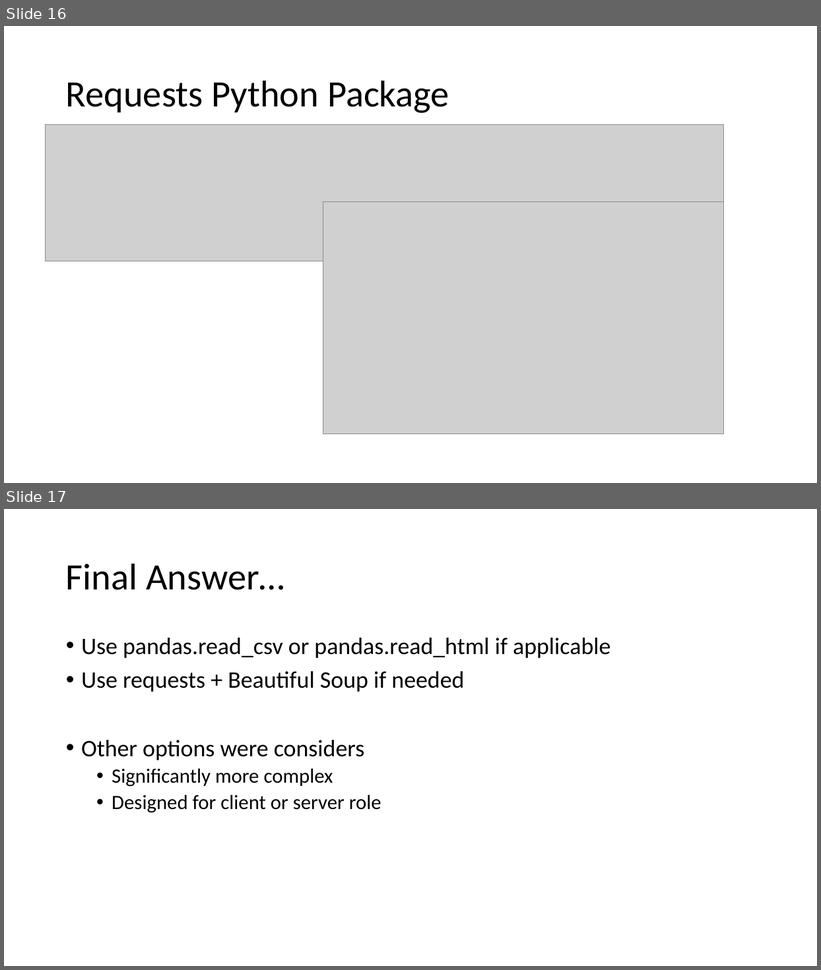
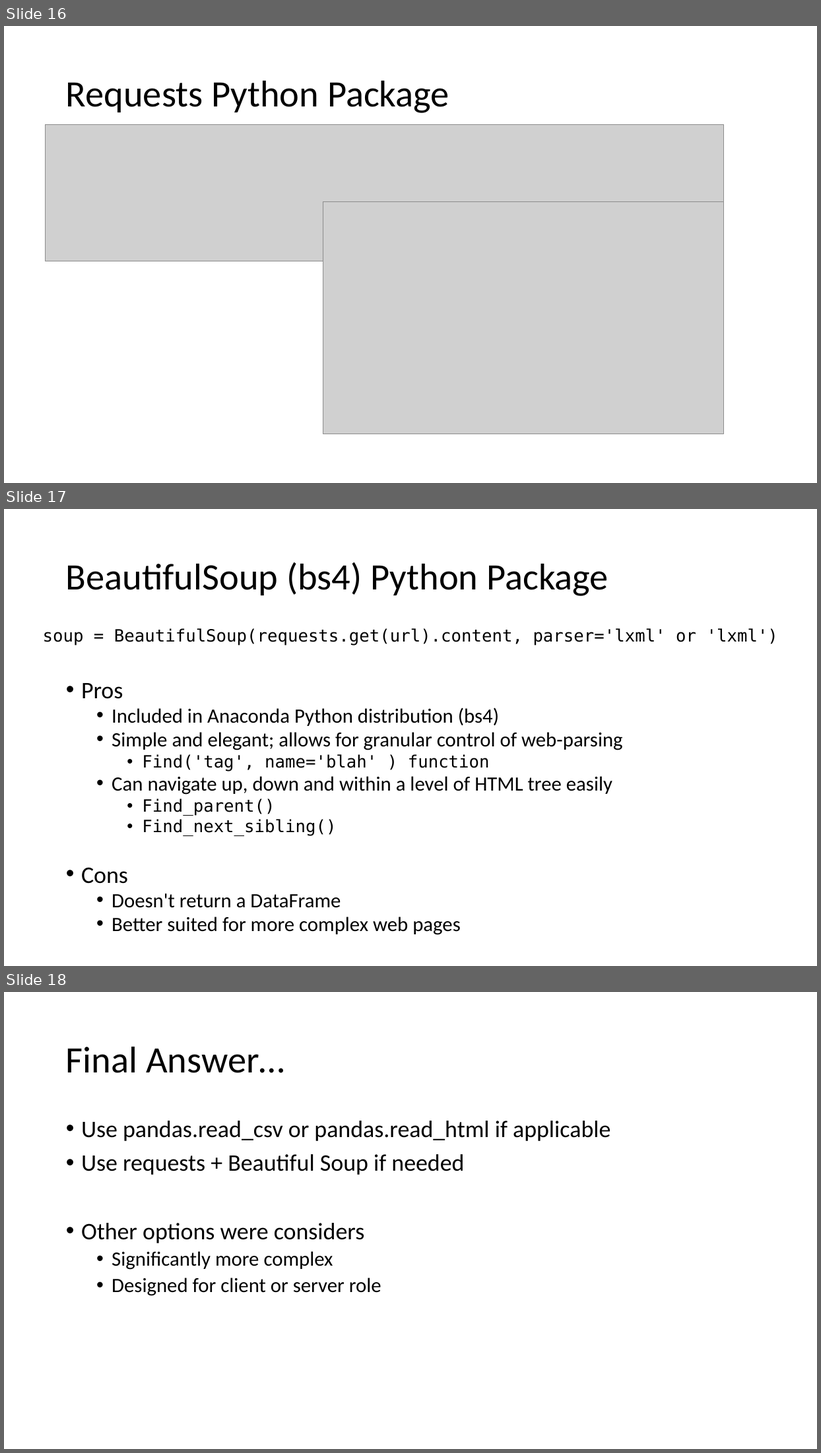
Before and after one commit to toddschultz/DegreesOfClimateChange, a slide deck: doc/design/TechnologyReview.pptx. Shown one above the other, each under a label of ours: slides 16 and 17 before the commit, slides 16, 17 and 18 after it. The pictures are 821x970 and 821x1453 pixels, drawn with LibreOffice and Linux fonts; fonts in the diff are those of the drawing; grey boxes stand for pictures. Boxes give left, top, right and bottom in pixels: in the first picture for what was removed or moved away, otherwise in the second. Text is boxed around its words. In the diff, an @@ line names an element or a change of style, - is before the commit and + after.

Commit message:
Added pros/cons page for BeautifulSoup

```diff
--- a/doc/design/TechnologyReview.pptx
+++ b/doc/design/TechnologyReview.pptx
@@ slide 17 added at <box>4,509,817,966</box>, background #FFFFFF @@
@@ title added at <box>66,562,609,596</box>, 44 pt, text #000000 @@
+BeautifulSoup (bs4) Python Package
@@ text added at <box>43,628,778,645</box>, 20 pt, text #000000 @@
+soup = BeautifulSoup(requests.get(url).content, parser='lxml' or 'lxml')
@@ text added at <box>81,683,623,935</box>, 24 pt, text #000000 @@
+• Pros
+  • Included in Anaconda Python distribution (bs4)
+  • Simple and elegant; allows for granular control of web-parsing
+    • Find('tag', name='blah' ) function
+  • Can navigate up, down and within a level of HTML tree easily
+    • Find_parent()
+    • Find_next_sibling()
+• Cons
+  • Doesn't return a DataFrame
+  • Better suited for more complex web pages
@@ what was slide 17 is now slide 18 @@
```
